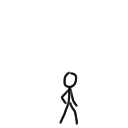
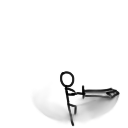
Before/after of a 128×128 layered artwork. What changed in the layer stack:
added layer "Layer 32" above "Layer 31" over 31, 71, 120, 127
renamed "Layer 31" to "Layer 29", hid it, painted on it over 36, 71, 97, 126
